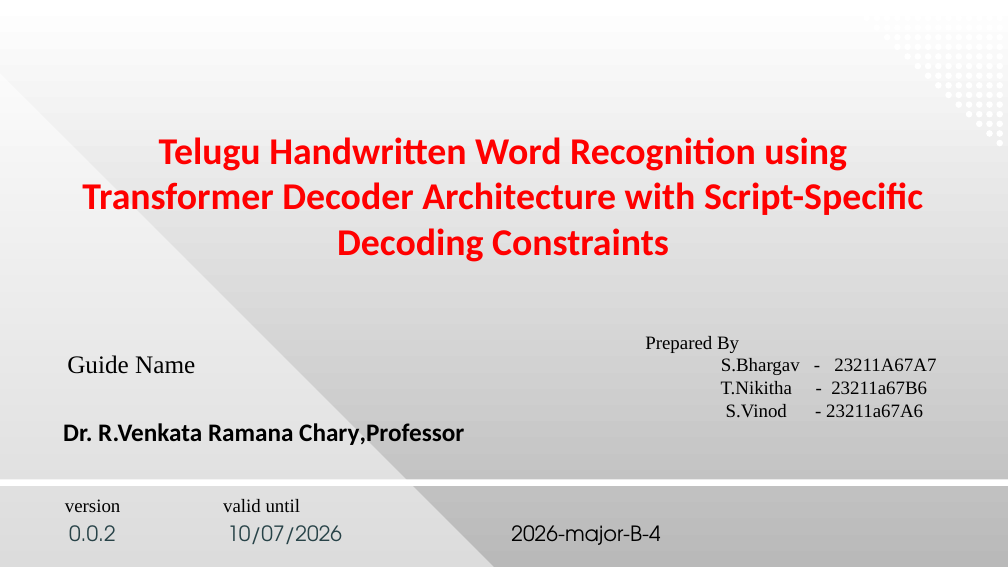
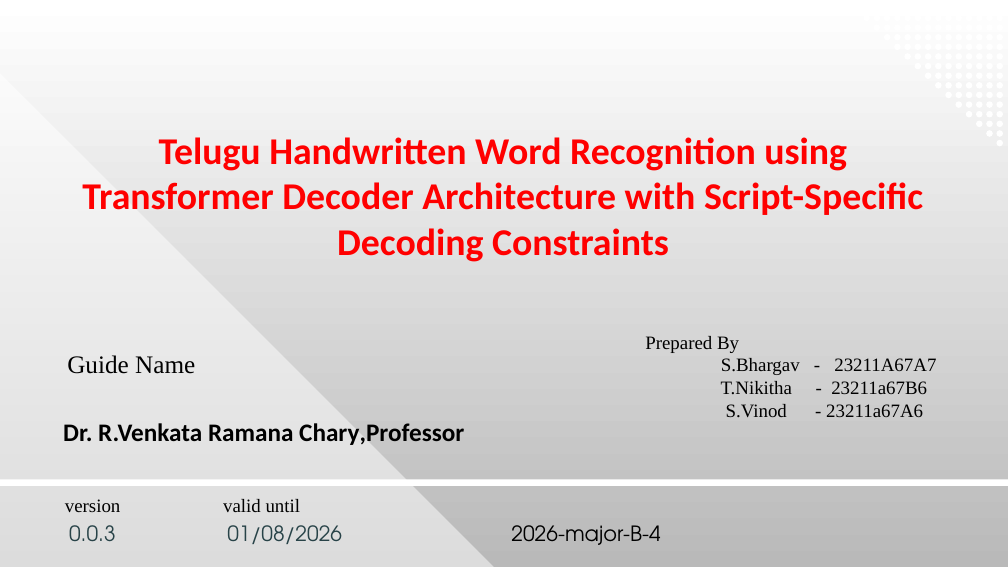
Before and after one commit to Bhargav-252006/telugu_htr, a slide deck: slide 1 of Major(b4).pptx. Drawn at 1008x567 pixels with LibreOffice and Linux fonts; fonts in the diff are those of the drawing; background and template pictures are left out. Boxes give left, top, right and bottom in pixels: in the first picture for what was removed or moved away, otherwise in the second. Text is boxed around its words. In the diff, an @@ line names an element or a change of style, - is before the commit and + after.

```diff
--- a/Major(b4).pptx
+++ b/Major(b4).pptx
@@ text at <box>69,525,116,542</box>: text changed @@
-0.0.2
+0.0.3
@@ text at <box>227,525,342,544</box>: text changed @@
-10/07/2026
+01/08/2026
```
Also in this commit, not shown: 3 other slides changed, 8 slides added, 55 other files.
